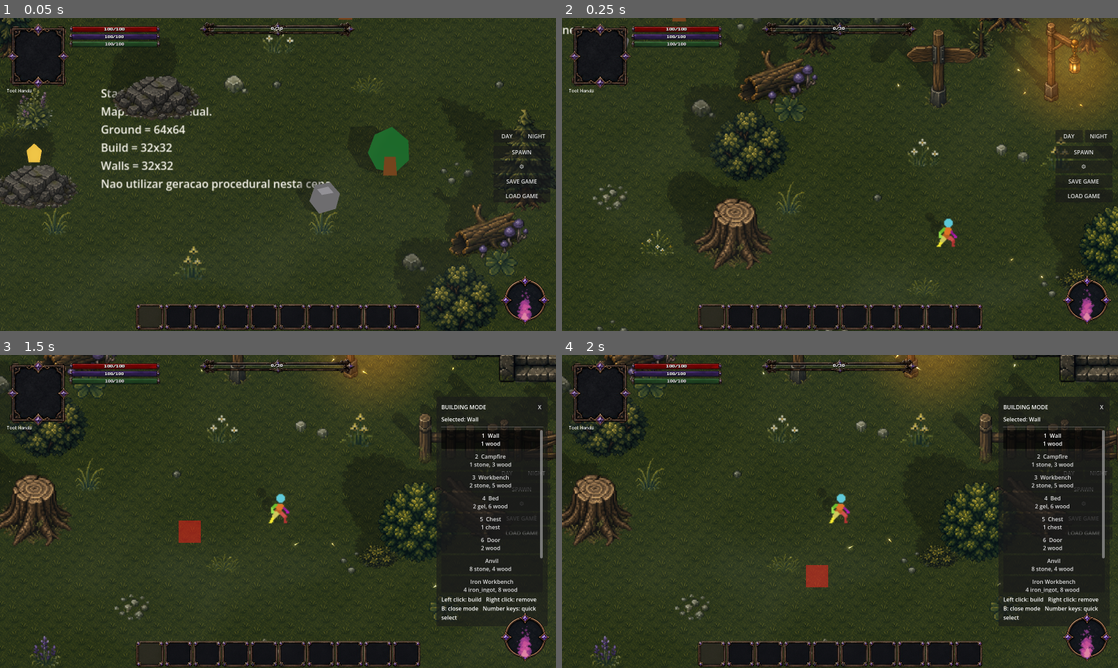
Above: before the commit, frames 1-4 (two rows, left to right).
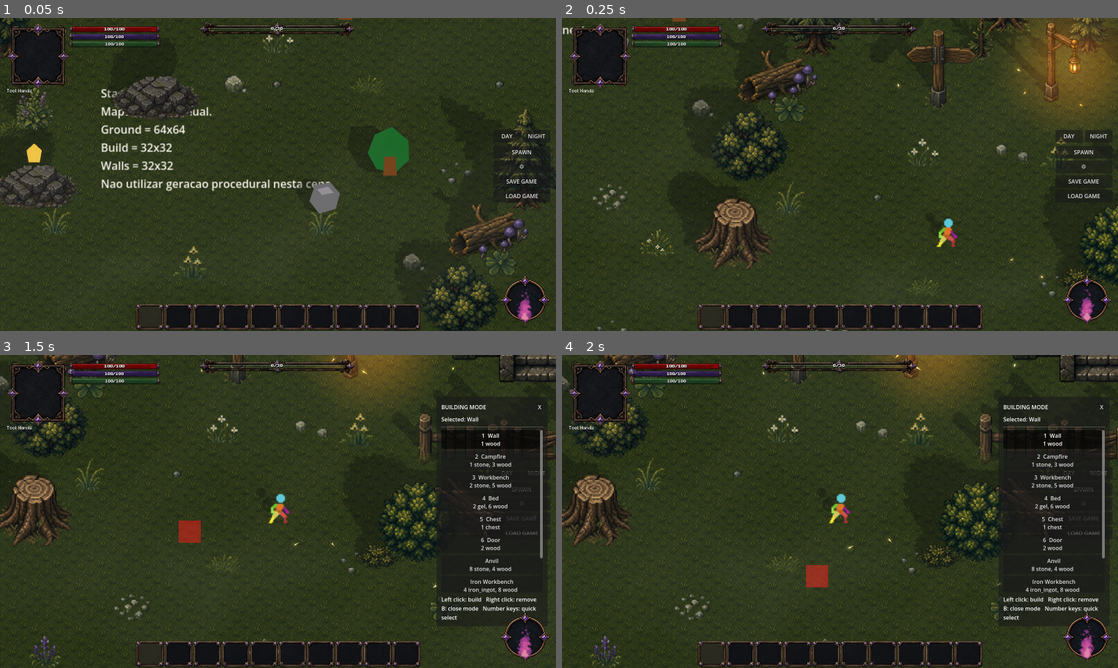
Above: after the commit, the same moments.

Repository: ramonsamagaio/Oathwake-Main
Game: Godot game, scene res://scenes/game/Game.tscn
Same seed, same stepped clock (60 frames per second), same inputs: the game is played once before the commit and once after it. This scene is started directly instead of the project's main scene.
Inputs (mouse positions are in pixels of both pictures, inside the frame that each line leads up to):
- Up to frame 1 (0.05 s): no input
- Up to frame 2 (0.25 s): no input
- Up to frame 3 (1.5 s): tap Enter at 0.5 s; move the mouse to (400, 495) at 0.52 s; hold D 0.53-1.25 s; tap B at 0.6 s; click (400, 495) at 0.67 s; tap Space at 0.77 s; drag from (166, 527) to (250, 574) at 1.27 s
- Up to frame 4 (2 s): no input

The runs differ from the first frame. In frame 1, 0.3% of the frame differs, in the area x 0-96%, y 0-100%; in frame 2, 0.4%, in the area x 26-100%, y 4-86%; in frame 3, 0.1%; in frame 4, 0.1%.

Commit message:
Install the Content Editor control range suite

Diff:
--- a/tools/content_editor/ContentEditor.tscn
+++ b/tools/content_editor/ContentEditor.tscn
@@ -1,10 +1,9 @@
 [gd_scene load_steps=3 format=3 uid="uid://cn6juf8fptk0e"]
 
-; ContentEditorLightEmittersSuite.gd centralizes all light-only authoring.
-; Inheritance chain includes ContentEditorPlayerLightPerspectiveSuite.gd,
-; ContentEditorShadowOcclusionSuite.gd, ContentEditorPostEffectsNavigationSuite.gd
-; and the runtime-safe ContentEditorRuntimeTuningSuite.gd.
-[ext_resource type="Script" path="res://tools/content_editor/ContentEditorLightEmittersSuite.gd" id="1_content_editor_script"]
+; ContentEditorControlRangesSuite.gd extends ContentEditorLightEmittersSuite.gd.
+; The inherited chain centralizes light-only authoring, runtime-safe tuning,
+; workspace scrolling, post effects and the base content forms.
+[ext_resource type="Script" path="res://tools/content_editor/ContentEditorControlRangesSuite.gd" id="1_content_editor_script"]
 [ext_resource type="Script" path="res://scripts/test/RuntimeContentEditorContractProbe.gd" id="2_contract_probe"]
 
 [node name="ContentEditor" type="Control" unique_id=47190531]
